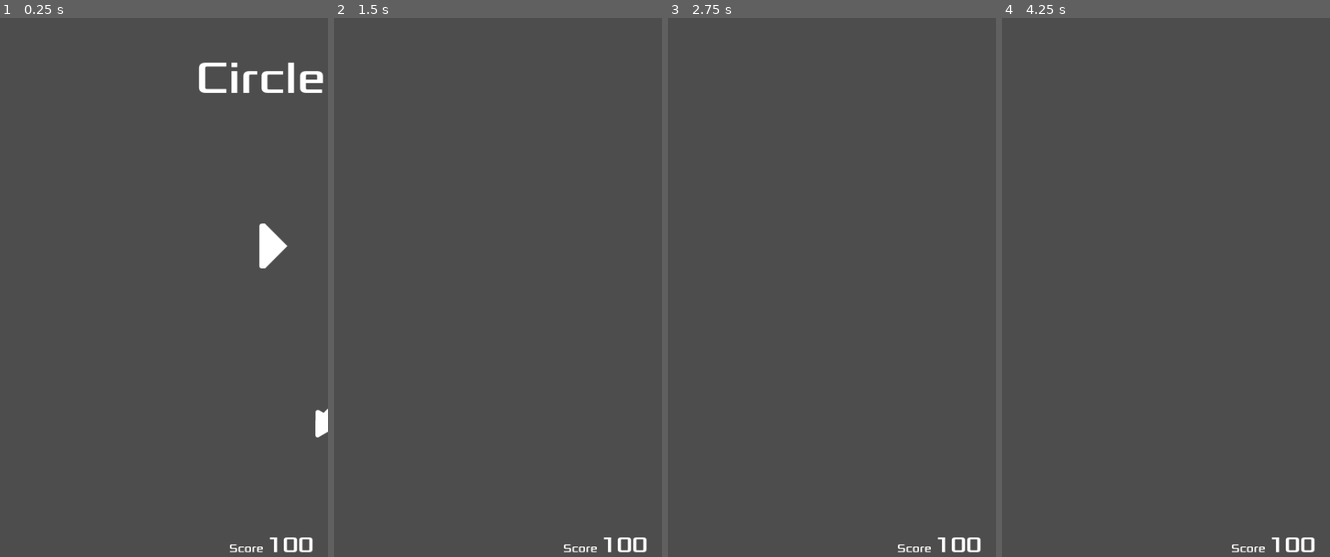
Above: before the commit, frames 1-4 (left to right).
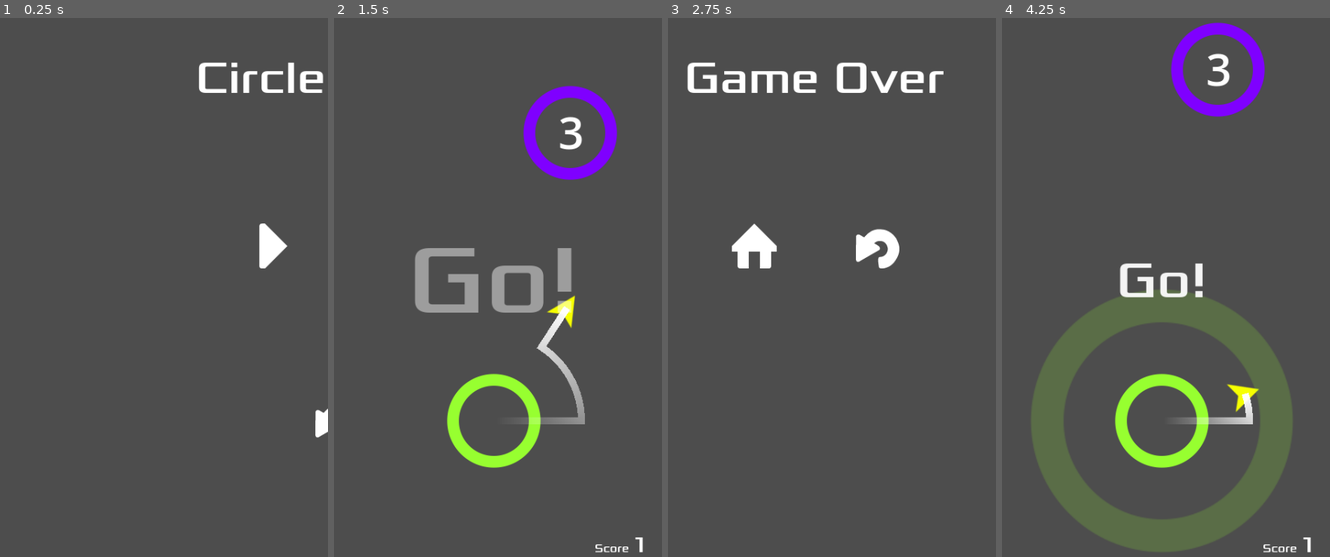
Above: after the commit, the same moments.

Repository: jrenato/circle_jump
Game: Godot game, scene res://Main/main.tscn
Two runs of this game, one before a commit and one after it. Both use one fixed random seed, a clock stepped at 60 frames per second and the inputs below. Sound files missing from this copy of the repository are replaced by a short silence.
Inputs (mouse positions are in pixels of both pictures, inside the frame that each line leads up to):
- Up to frame 1 (0.25 s): no input
- Up to frame 2 (1.5 s): click (432, 244) at 0.5 s; tap Enter at 1.25 s; move the mouse to (566, 249) at 1.27 s; hold Right (ui_right) from 1.28 s (still down); hold Ctrl from 1.28 s (still down); click (566, 249) at 1.42 s
- Up to frame 3 (2.75 s): release Right (ui_right) at 2 s; release Ctrl at 2 s; drag from (759, 309) to (812, 400) at 2.02 s
- Up to frame 4 (4.25 s): move the mouse to (1195, 147) at 2.77 s; hold Right (ui_right) 2.78-3.5 s; tap Z at 2.85 s; click (1221, 244) at 3.52 s

The runs differ from the first frame. In frame 1, 0.3% of the frame differs, in the area x 70-96%, y 96-100%; in frame 2, 7.5%; in frame 3, 3.3%; in frame 4, 18%, in the area x 8-96%, y 0-100%.
Error before the commit: Parse Error: Too few arguments for "init_circle()" call. Expected at least 2 but received 1. (res://Main/main.gd:65)

Commit message:
Small tweaks

Diff:
--- a/Circle/circle.gd
+++ b/Circle/circle.gd
@@ -61,6 +61,8 @@
 func init_circle(circle_position: Vector2, level: int) -> void:
 	position = circle_position
 	radius = 100
+
+	level = level * 3
 
 	var modes: Array = [MODE.STATIC, MODE.LIMITED]
 	var weights: Array = [10, level-1]
--- a/Main/main.gd
+++ b/Main/main.gd
@@ -62,7 +62,7 @@
 	if not circle_position:
 		circle_position = jumper.target.position + Vector2(randi_range(-150, 150), randi_range(-500, -400))
 
-	circle.init_circle(circle_position)
+	circle.init_circle(circle_position, level)
 
 
 func _on_jumper_captured(target_area: Area2D) -> void:
--- a/Tests/progression_tester.gd
+++ b/Tests/progression_tester.gd
@@ -11,7 +11,7 @@
 	randomize()
 	last_circle_position = $Camera2D.position
 	level = 0
-	for i in 100:
+	for i in 150:
 		if i % 5 == 0:
 			level += 1
 			level_markers.append(last_circle_position)
